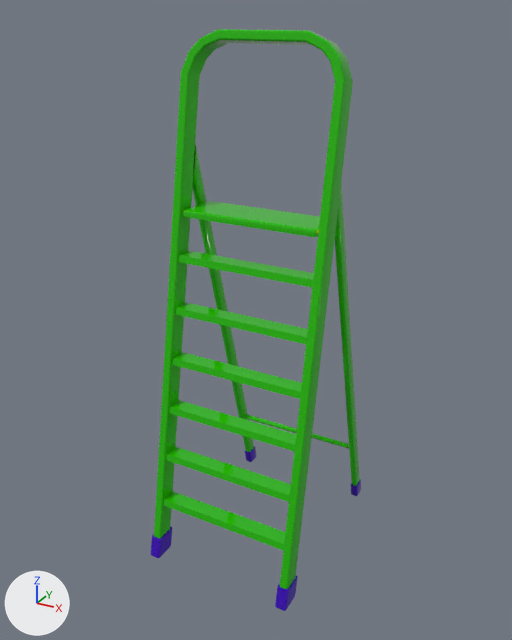
Before and after pictures for a commit that changed the FBX model Assets/ART/Meshes/MAINTENANCE ROOM/SM_Ladder.fbx.
Before and after are seen from a 50 mm camera at (1.77, -3.33, 3.1) aimed at (-0.04, -0.04, 1.46). The lights are fixed; the arrows at lower left show +X, +Y and +Z. The picture after the commit comes second. Where no turn or scale is listed for an object, it has been applied to the vertices.

Names of what the first picture shows: 'SM_Ladder'.
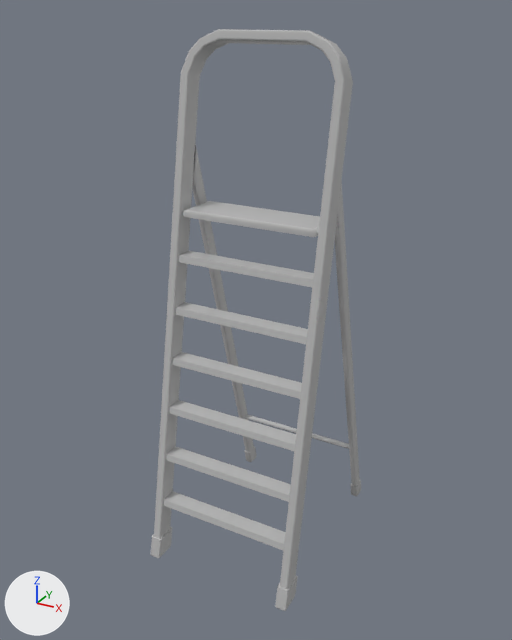
What changed in the scene script:
```text
Add mat_default:
    mat_default = principled_material('Default')
    mat_default.base_color = (0.5, 0.5, 0.5)  # grey #bcbcbc
    mat_default.roughness = 0.0
Change me_mesh:
    where me_mesh.from_pydata(...)  # 444 vertices, 382 faces; spans x -0.47..0.47, y -0.62..0.62, z 0.0..3.01
    used by ob_sm_ladder; location = (0.0, 0.0, 0.0)
    remove me_mesh.materials.append(mat_m_metal_01)  # yellow #a5bc00
    me_mesh part 1: all 186 faces that had it switch from mat_m_metal_02 (green #26bc00) to mat_default (grey #bcbcbc)
    me_mesh part 2: all 180 faces that had it switch from mat_m_plastic_01 (purple #3d00bc) to mat_default (grey #bcbcbc)
```

What differs and where, as boxes [x1, y1, x2, y2] in the pictures (512 x 640 px):
part 1 of me_mesh, recoloured (green to grey)
    both: [154, 29, 360, 589]
part 2 of me_mesh, recoloured
    both: [151, 447, 361, 611]
